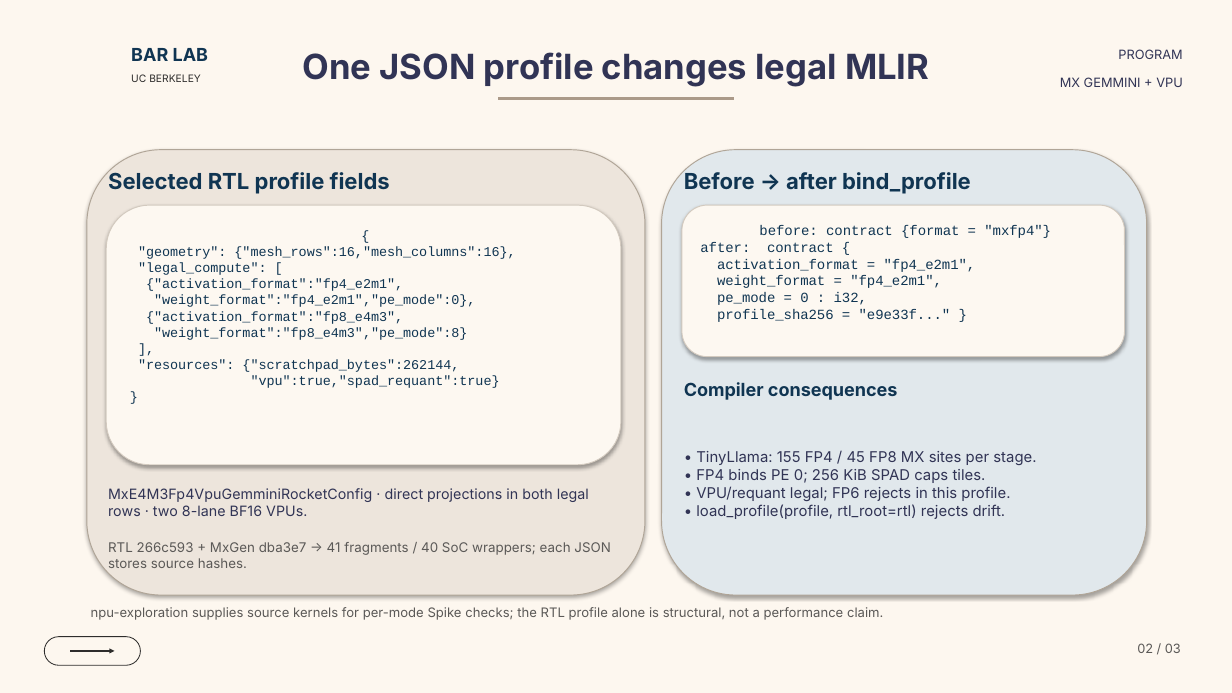
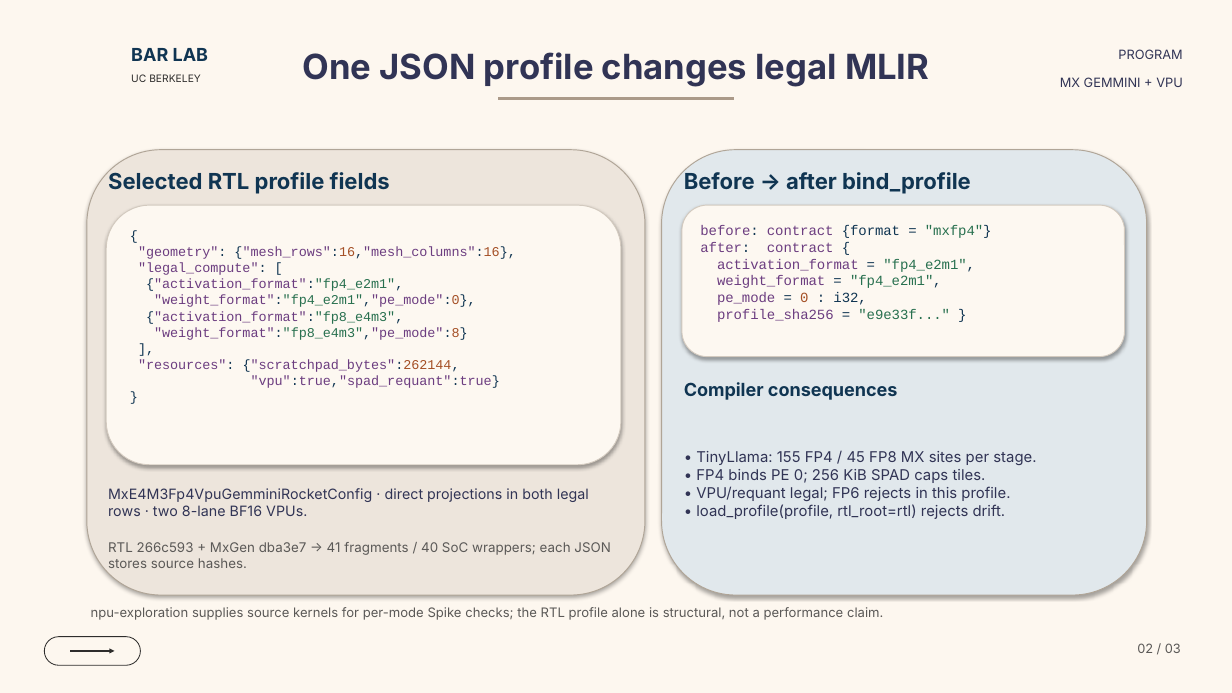
Before and after one commit to ucb-bar/mx-gemmini-mlir, a slide deck: slide 2 of docs/presentations/mx_gemmini_dialect_overview.pptx. Drawn at 1232x693 pixels with LibreOffice and Linux fonts; fonts in the diff are those of the drawing; background and template pictures are left out. Boxes give left, top, right and bottom in pixels: in the first picture for what was removed or moved away, otherwise in the second. Text is boxed around its words. In the diff, an @@ line names an element or a change of style, - is before the commit and + after.

```diff
--- a/docs/presentations/mx_gemmini_dialect_overview.pptx
+++ b/docs/presentations/mx_gemmini_dialect_overview.pptx
@@ rounded rectangle "before: contract {format = "mxfp4"}" at box(682, 205, 1125, 357): text colour #103552 to #6C3D80 in "before: contract", "after: contract", "activation_format", "weight_format" and 2 more places; text colour #103552 to #28704F in ""mxfp4"}", ""fp4_e2m1",", ""fp4_e2m1",", ""e9e33f...""; text colour #103552 to #A44F25 in "0"; alignment centre to left @@
@@ text in rounded rectangle at box(138, 246, 515, 388): text colour #103552 to #6C3D80 in ""geometry": {"mesh_rows":16,"mesh_columns":16},", ""legal_compute":", "{"activation_format":"fp4_e2m1",", ""weight_format":"fp4_e2m1","pe_mode":0}," and 4 more places; text colour #103552 to #A44F25 in "{"mesh_rows":16,"mesh_columns":16},", ""weight_format":"fp4_e2m1","pe_mode":0},", ""weight_format":"fp8_e4m3","pe_mode":8}", "{"scratchpad_bytes":262144,"; text colour #103552 to #28704F in "{"activation_format":"fp4_e2m1",", ""weight_format":"fp4_e2m1","pe_mode":0},", "{"activation_format":"fp8_e4m3",", ""weight_format":"fp8_e4m3","pe_mode":8}"; alignment centre to left @@
```
Also in this commit, not shown: 2 other slides changed, 3 other files.
